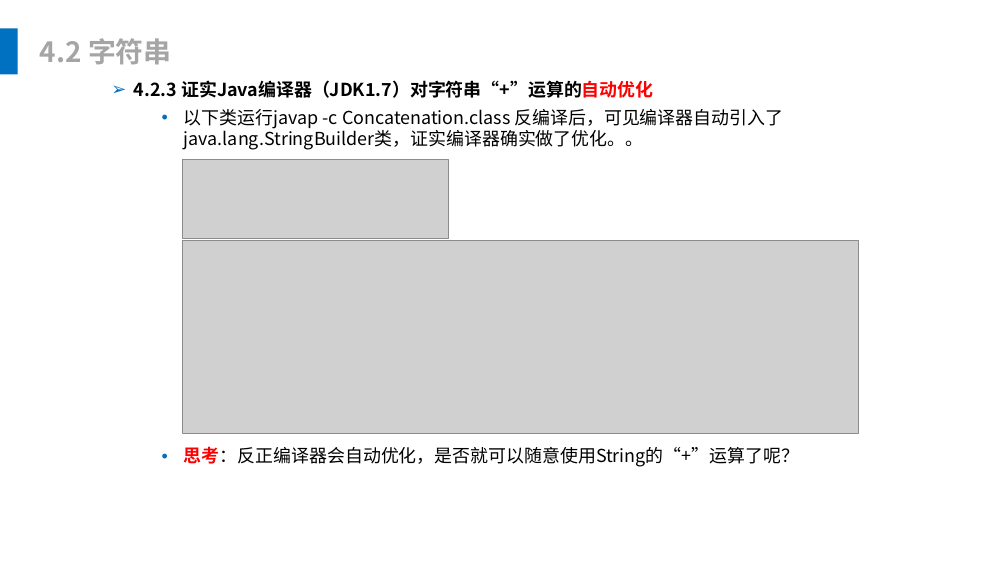
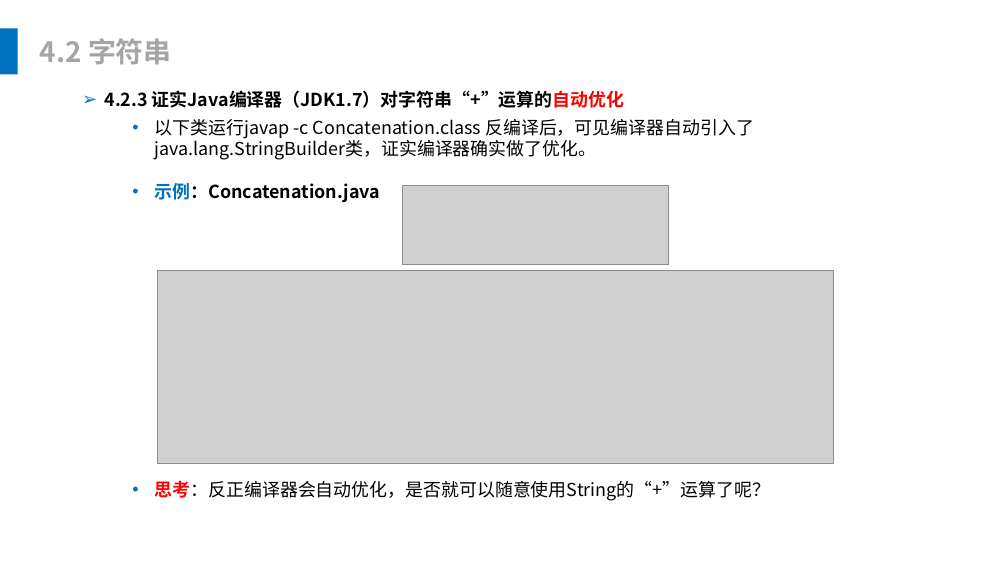
Before and after one commit to leonliu06/JavaTrainning, a slide deck: slide 49 of Java基础培训.pptx (slide 51 before the commit). Drawn at 1008x567 pixels with LibreOffice and Linux fonts; fonts in the diff are those of the drawing; grey boxes stand for pictures. Boxes give left, top, right and bottom in pixels: in the first picture for what was removed or moved away, otherwise in the second. Text is boxed around its words. In the diff, an @@ line names an element or a change of style, - is before the commit and + after.

```diff
--- a/Java基础培训.pptx
+++ b/Java基础培训.pptx
@@ text "4.2.3 证实Java编译器（JDK1.7）对字符串“+”运算的自动优化": place and size @@
-text "4.2.3 证实Java编译器（JDK1.7）对字符串“+”运算的自动优化" at [134, 80, 653, 98]
+text "4.2.3 证实Java编译器（JDK1.7）对字符串“+”运算的自动优化" at [105, 90, 624, 108]
@@ text at [155, 119, 754, 202]: text changed @@
-  • 以下类运行javap -c Concatenation.class 反编译后，可见编译器自动引入了java.lang.StringBuilder类，证实编译器确实做了优化。。
+  • 以下类运行javap -c Concatenation.class 反编译后，可见编译器自动引入了java.lang.StringBuilder类，证实编译器确实做了优化。
+  • 示例：Concatenation.java
@@ picture: place and size @@
-picture at [183, 159, 449, 238]
+picture at [402, 186, 668, 265]
@@ picture: place and size @@
-picture at [183, 240, 859, 433]
+picture at [157, 271, 833, 464]
@@ text "思考：反正编译器会自动优化，是否就可以随意使用String的“+”运算了呢？": place and size @@
-text "思考：反正编译器会自动优化，是否就可以随意使用String的“+”运算了呢？" at [184, 446, 799, 467]
+text "思考：反正编译器会自动优化，是否就可以随意使用String的“+”运算了呢？" at [155, 480, 770, 501]
```
Also in this commit, not shown: 54 other slides changed, 28 slides removed, 30 other files.
